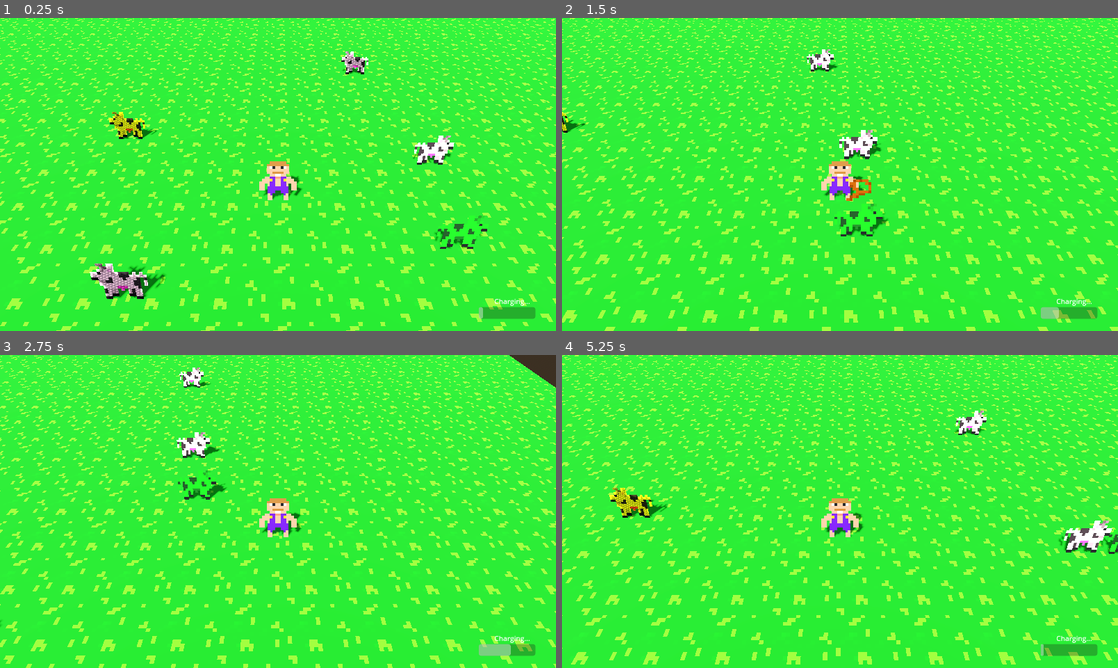
Above: before the commit, frames 1-4 (two rows, left to right).
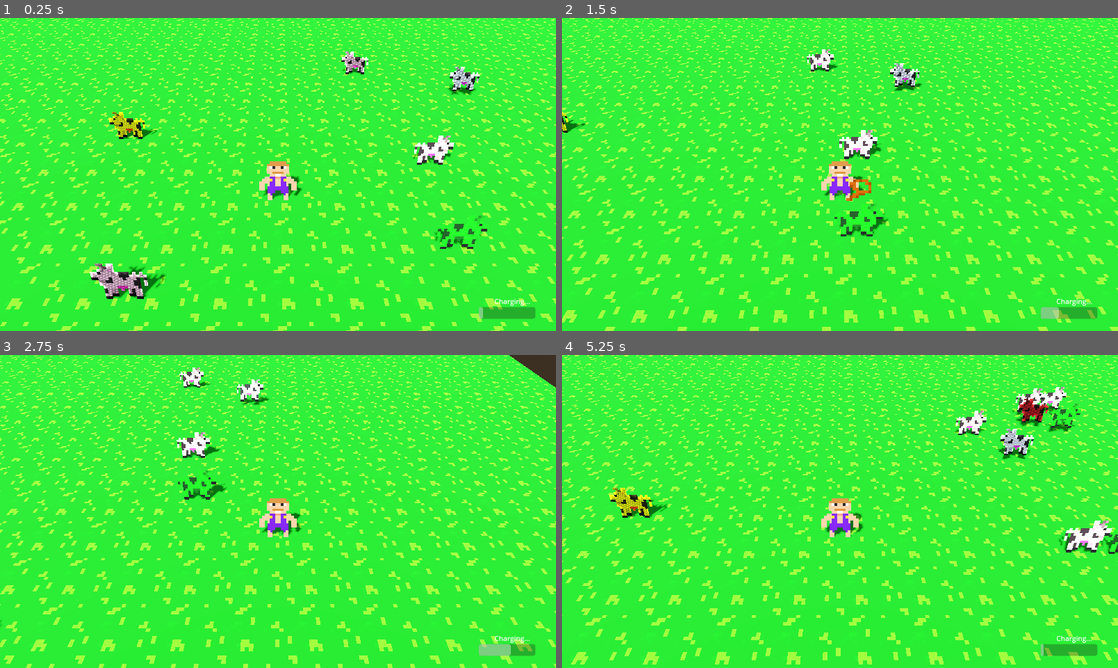
Above: after the commit, the same moments.

Repository: 20TB-ZipBomb/BGJ2024
Game: Godot game, scene res://scenes/levels/test_levels/alex_test_level.tscn
Same seed, same stepped clock (60 frames per second), same inputs: the game is played once before the commit and once after it. This scene is started directly instead of the project's main scene.
Inputs (mouse positions are in pixels of both pictures, inside the frame that each line leads up to):
- Up to frame 1 (0.25 s): no input
- Up to frame 2 (1.5 s): move the mouse to (962, 158) at 0.52 s; hold D (move_right) 0.53-1.28 s; tap Space (shout) at 0.6 s; move the mouse to (728, 190) at 1.27 s; hold S (move_down) from 1.28 s (still down); click (728, 190) at 1.35 s
- Up to frame 3 (2.75 s): move the mouse to (333, 442) at 2.02 s; release S (move_down) at 2.03 s; hold D (move_right) from 2.03 s (still down); tap Space (shout) at 2.1 s
- Up to frame 4 (5.25 s): move the mouse to (812, 574) at 2.77 s; release D (move_right) at 2.78 s; hold W (move_up) 2.78-3.53 s; click (812, 574) at 2.85 s; move the mouse to (1006, 558) at 3.52 s; hold A (move_left) 3.53-5.03 s; tap Space (shout) at 3.6, 5.1 s; move the mouse to (673, 464) at 4.27 s; click (673, 464) at 4.35 s; move the mouse to (867, 511) at 5.02 s; hold S (move_down) from 5.03 s (still down)

The runs differ from the first frame. In frame 1, 0.3% of the frame differs, in the area x 80-87%, y 15-25%; in frame 2, 0.3%; in frame 3, 0.3%; in frame 4, 1.2%, in the area x 78-94%, y 10-34%.

Commit message:
add storm system to alex_test_level

Diff:
--- a/scenes/levels/test_levels/alex_test_level.tscn
+++ b/scenes/levels/test_levels/alex_test_level.tscn
@@ -1,10 +1,11 @@
-[gd_scene load_steps=11 format=3 uid="uid://c3alwvlu7bmqq"]
+[gd_scene load_steps=12 format=3 uid="uid://c3alwvlu7bmqq"]
 
 [ext_resource type="PackedScene" uid="uid://jmen0e87ma80" path="res://scenes/characters/player.tscn" id="1_uer05"]
 [ext_resource type="Texture2D" uid="uid://bqnfiiqshhhha" path="res://assets/scenery/grass_tile.png" id="1_yopsd"]
 [ext_resource type="PackedScene" uid="uid://ce8i21qt6ws87" path="res://scenes/ui/shout_bar.tscn" id="3_kng4s"]
 [ext_resource type="Script" path="res://scripts/mechanics/pen.gd" id="4_j4edg"]
 [ext_resource type="PackedScene" uid="uid://d2m7e7f1ij6ss" path="res://scenes/characters/animal.tscn" id="4_wejr3"]
+[ext_resource type="PackedScene" uid="uid://cru7nkq8vmpey" path="res://scenes/systems/storm_system.tscn" id="6_nc3aw"]
 
 [sub_resource type="ProceduralSkyMaterial" id="ProceduralSkyMaterial_1d0ar"]
 sky_horizon_color = Color(0.64625, 0.65575, 0.67075, 1)
@@ -103,3 +104,8 @@
 offset_top = 534.0
 offset_right = 953.0
 offset_bottom = 534.0
+
+[node name="Systems" type="Node" parent="."]
+
+[node name="StormSystem" parent="Systems" instance=ExtResource("6_nc3aw")]
+transform = Transform3D(1, 0, 0, 0, 1, 0, 0, 0, 1, 0, 0.991115, 0)
